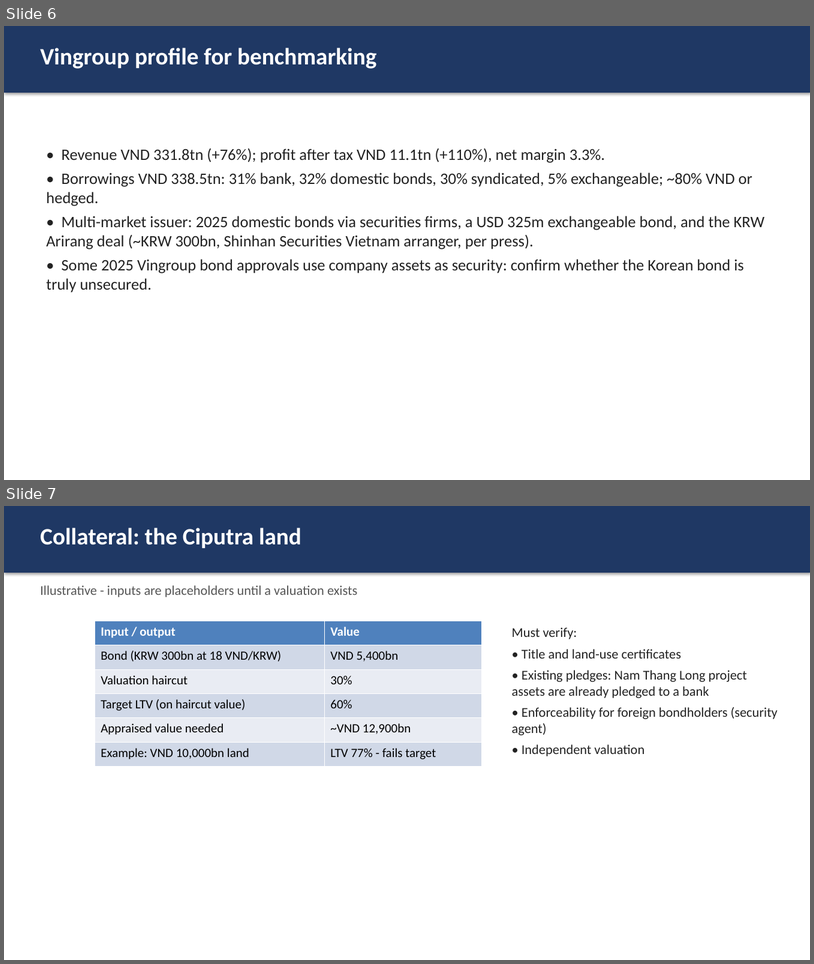
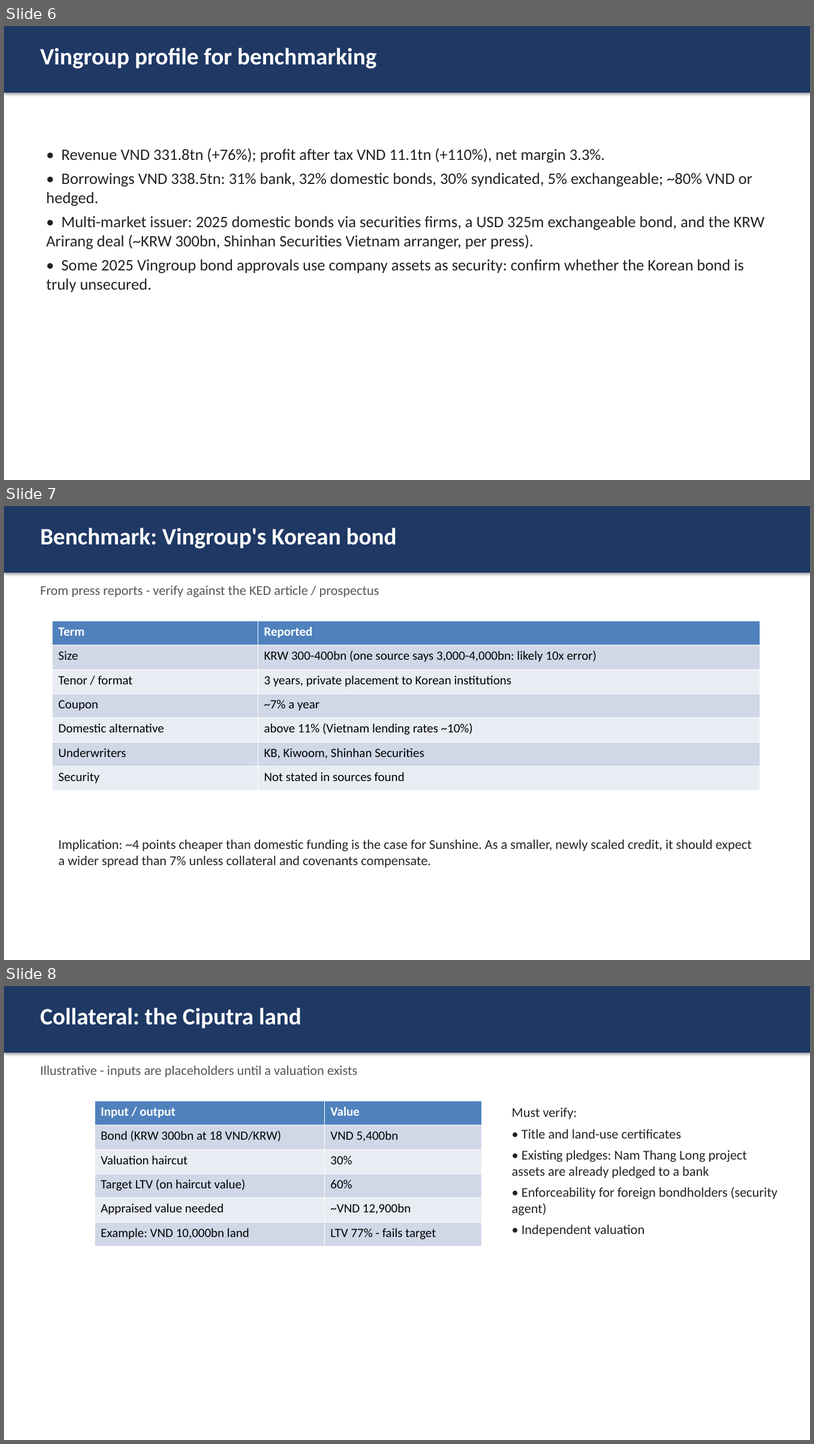
Before and after one commit to vnvitalii-web/App-bank, a slide deck: output/Slides_Sunshine_vs_Vingroup.pptx. Shown one above the other, each under a label of ours: slides 6 and 7 before the commit, slides 6, 7 and 8 after it. The pictures are 814x964 and 814x1444 pixels, drawn with LibreOffice and Linux fonts; fonts in the diff are those of the drawing. Boxes give left, top, right and bottom in pixels: in the first picture for what was removed or moved away, otherwise in the second. Text is boxed around its words. In the diff, an @@ line names an element or a change of style, - is before the commit and + after.

```diff
--- a/output/Slides_Sunshine_vs_Vingroup.pptx
+++ b/output/Slides_Sunshine_vs_Vingroup.pptx
@@ slide 7 added at [4,506,810,960], background #FFFFFF @@
@@ rectangle added at [4,506,810,573], fill #1F3864 @@
@@ text added at [40,528,397,549], 28 pt, text #FFFFFF, bold @@
+Benchmark: Vingroup's Korean bond
@@ text added at [40,585,380,597], 16 pt, text #555555 @@
+From press reports - verify against the KED article / prospectus
@@ table added at [53,621,760,790], 7 rows, 2 columns @@
+Term | Reported
+Size | KRW 300-400bn (one source says 3,000-4,000bn: likely 10x error)
+Tenor / format | 3 years, private placement to Korean institutions
+Coupon | ~7% a year
+Domestic alternative | above 11% (Vietnam lending rates ~10%)
+Underwriters | KB, Kiwoom, Shinhan Securities
+Security | Not stated in sources found
@@ text added at [59,839,752,867], 16 pt, text #222222 @@
+Implication: ~4 points cheaper than domestic funding is the case for Sunshine. As a smaller, newly scaled credit, it should expect a wider spread than 7% unless collateral and covenants compensate.
@@ what was slide 7 is now slide 8 @@
```
Also in this commit, not shown: 1 other file.
